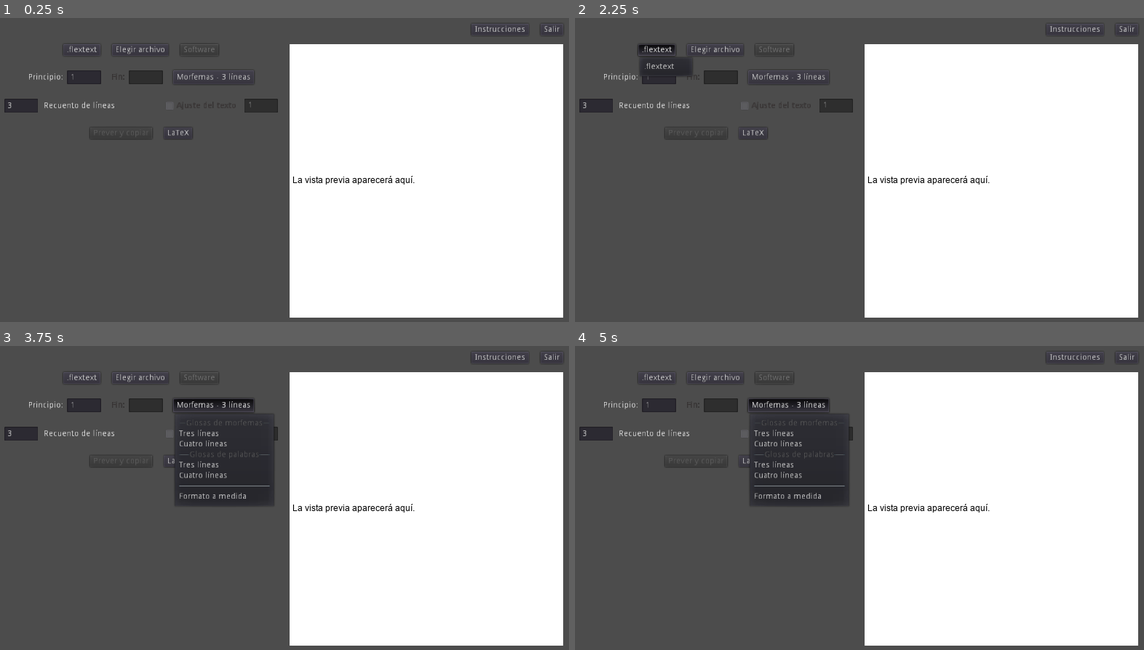
Above: before the commit, frames 1-4 (two rows, left to right).
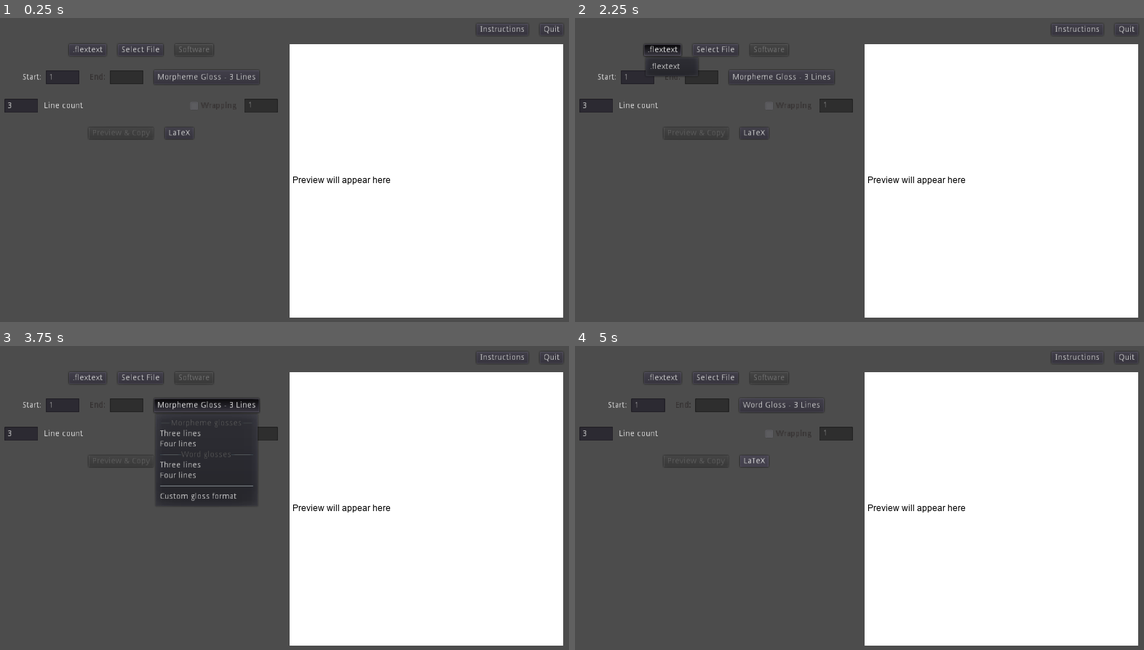
Above: after the commit, the same moments.

Repository: LaurenOopsum/Auto-IGT
Game: Godot game, scene res://scenes/main.tscn
Two runs of this game, one before a commit and one after it. Both use one fixed random seed, a clock stepped at 60 frames per second and the inputs below.
Inputs:
- Up to frame 1 (0.25 s): no input
- Up to frame 2 (2.25 s): click "Instrucciones" (after the commit: "Instructions") at 0.5 s; click "OK" at 1.25 s; click ".flextext" at 2 s
- Up to frame 3 (3.75 s): click "Elegir archivo" (after the commit: "Select File") at 2.75 s; click "Morfemas - 3 líneas" (after the commit: "Morpheme Gloss - 3 Lines") at 3.5 s
- Up to frame 4 (5 s): click "LaTeX" at 4.25 s

The runs differ from the first frame. In frame 1, 1.5% of the frame differs, in the area x 3-99%, y 1-55%; in frame 2, 1.5%; in frame 3, 3.4%; in frame 4, 5.9%, in the area x 5-99%, y 1-55%.

Commit message:
fixed reference that broke when adding translations

Diff:
--- a/project.godot
+++ b/project.godot
@@ -143,7 +143,6 @@
 
 [locale]
 
-test="es"
 translations=PoolStringArray( "res://translations/translations.en.translation", "res://translations/translations.es.translation" )
 
 [physics]
--- a/scripts/main_scene/markup_copy.gd
+++ b/scripts/main_scene/markup_copy.gd
@@ -37,6 +37,7 @@
 
 
 func _on_phrase_received(phrase_node : GlossNode, rows : Array) :
+	print(rows)
 	phrase = phrase_node
 	rows_data = rows
 	copy_igt()
--- a/scripts/row_def/row_def.gd
+++ b/scripts/row_def/row_def.gd
@@ -29,8 +29,8 @@
 
 func get_level() -> int :
 	match $Level.text :
-		"Paragraph" : return C.TYPE.PARAGRAPH
-		"Phrase" : return C.TYPE.PHRASE
-		"Word" : return C.TYPE.WORD
-		"Morph" : return C.TYPE.MORPH
+		"RD_PARAGRAPH" : return C.TYPE.PARAGRAPH
+		"RD_PHRASE" : return C.TYPE.PHRASE
+		"RD_WORD" : return C.TYPE.WORD
+		"RD_MORPH" : return C.TYPE.MORPH
 	return -1
--- a/scripts/xeroxes/latex.gd
+++ b/scripts/xeroxes/latex.gd
@@ -55,6 +55,7 @@
 
 
 func print_markup_rows(row_node_arrays : Array, col_count : int) -> String :
+	print(row_node_arrays)
 	var latext := ""
 
 	var match_patterns = rows_data.duplicate()
